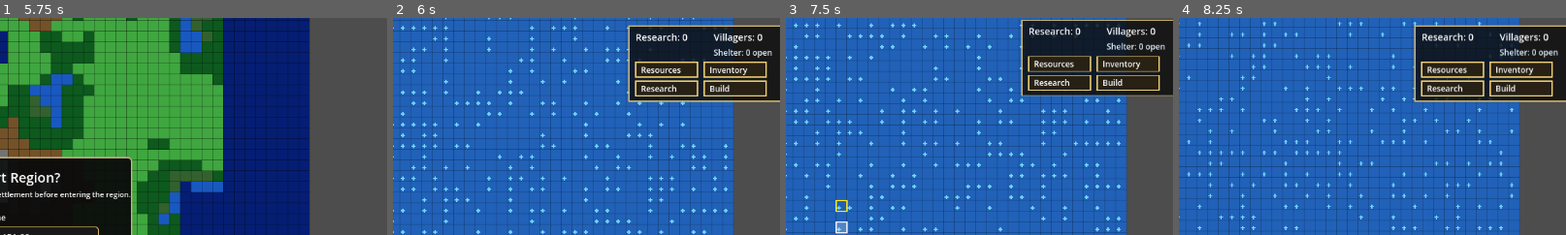
Above: before the commit, frames 1-4 (left to right).
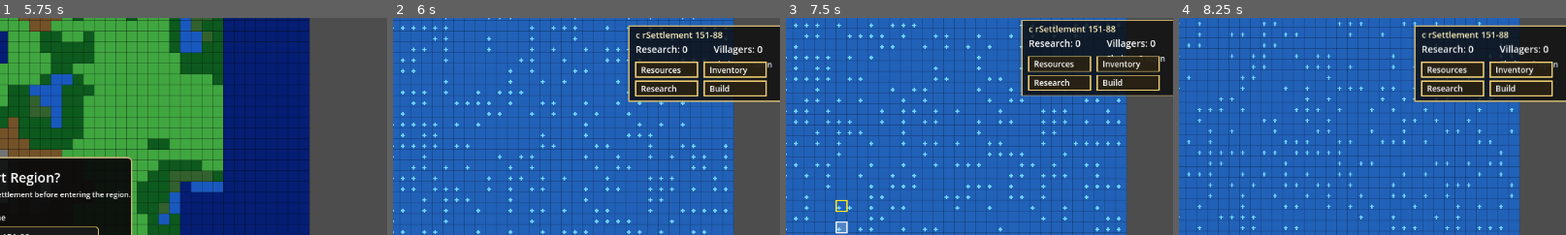
Above: after the commit, the same moments.

Repository: Shaladar79/era-span-sim
Game: Godot game, scene res://scenes/main/Main.tscn
The game is run twice, just before and just after one commit, with the same random seed, the same clock (stepped at 60 frames per second) and the same inputs.
Inputs (mouse positions are % of the whole screen's width and height, from its top left):
- Up to frame 1 (5.75 s): click "New Game" at 0.5 s; click "Confirm World" at 1.25 s; tap Enter at 2, 5 s; move the mouse to (72, 45) at 2.02 s; hold Right (ui_right) 2.03-2.75 s; tap R at 2.1, 3.8, 5.3 s; click (72, 45) at 2.17 s; tap Space at 2.27, 3.5, 5.27 s; drag from (30, 55) to (45, 70) at 2.77 s; move the mouse to (60, 28) at 3.52 s; hold Right (ui_right) 3.53-4.25 s; tap T at 3.6 s; drag from (45, 70) to (20, 35) at 4.27 s; move the mouse to (80, 65) at 5.02 s; hold Left (ui_left) from 5.03 s (still down); tap C at 5.1 s
- Up to frame 2 (6 s): release Left (ui_left) at 5.75 s; click "Start Region" at 5.75 s
- Up to frame 3 (7.5 s): tap Space at 6.5 s; drag from (20, 35) to (35, 25) at 6.52 s; tap Enter at 7.25 s; move the mouse to (55, 50) at 7.27 s; hold Down (ui_down) from 7.28 s (still down); tap Keypad Enter at 7.35 s; click (55, 50) at 7.42 s
- Up to frame 4 (8.25 s): tap R at 7.55 s; release Down (ui_down) at 8 s; drag from (35, 25) to (30, 55) at 8.02 s
The pictures show only the part of the screen within x 48-98%, y 0-50%; the shares and areas given below are measured in that part.

Frame 1 is identical in both runs. In frame 2, 1.5% of the frame differs, in the area x 62-98%, y 6-23%; in frame 3, 1.5%; in frame 4, 1.6%, in the area x 62-98%, y 5-23%.

Commit message:
Add settlement naming display

Diff:
--- a/scripts/region/region.gd
+++ b/scripts/region/region.gd
@@ -23,6 +23,8 @@
 const VILLAGE_LOG_MAX_MESSAGES: int = 50
 
 @export var region_seed: int = 12345
+
+var region_name: String = "New Settlement"
 
 var region_tiles: Array = []
 var source_world_tiles: Array = []
@@ -94,6 +96,20 @@
 func deactivate() -> void:
     set_process(false)
     set_process_unhandled_input(false)
+
+
+func set_region_name(new_region_name: String) -> void:
+    region_name = new_region_name.strip_edges()
+
+    if region_name == "":
+        region_name = "New Settlement"
+
+    print("Region Name: ", region_name)
+    queue_redraw()
+
+
+func get_region_name() -> String:
+    return region_name
 
 
 func get_map_center() -> Vector2:
@@ -146,8 +162,10 @@
     show_village_log_panel = false
     show_debug_panel = false
     village_log_messages.clear()
+    add_village_log_message("Settlement founded: " + region_name + ".")
 
     print("Region Seed: ", region_seed)
+    print("Region Name: ", region_name)
 
 
 func generate_from_world_selection(
@@ -199,7 +217,17 @@
     reset_research()
     setup_villager_manager()
 
+    add_village_log_message("Settlement founded: " + region_name + ".")
+    add_village_log_message(
+        "Region selected from world origin "
+        + str(source_selection_origin.x)
+        + ", "
+        + str(source_selection_origin.y)
+        + "."
+    )
+
     print("Region Seed: ", region_seed)
+    print("Region Name: ", region_name)
     print("Source World Region Origin: ", source_selection_origin)
     print_source_world_selection_resource_totals()
     print_region_resource_totals()
@@ -264,6 +292,8 @@
     reset_research()
     setup_villager_manager()
 
+    add_village_log_message("Settlement regenerated: " + region_name + ".")
+
     print_region_resource_totals()
     print_settlement_inventory()
     print_research_status()
@@ -926,6 +956,8 @@
     return building_manager.get_building_by_instance_id(
         selected_assignment_building_instance_id
     )
+
+
 func get_assigned_villager_data_for_building(selected_building: Dictionary) -> Array:
     var assigned_villager_data: Array = []
 
@@ -980,6 +1012,7 @@
         return true
 
     return current_role == assignment_role
+
 
 func get_assignment_hovered_villager(mouse_screen_position: Vector2) -> Dictionary:
     if not show_assignment_panel:
--- a/scripts/region/region_draw.gd
+++ b/scripts/region/region_draw.gd
@@ -50,6 +50,14 @@
         panel_screen_rect
     )
 
+    var panel_border_width: float = max(1.0, 1.5 * world_per_screen_y)
+    var button_border_width: float = max(1.0, 1.25 * world_per_screen_y)
+
+    var title_font_size: int = int(max(10.0, 13.0 * world_per_screen_y))
+    var font_size: int = int(max(10.0, 14.0 * world_per_screen_y))
+    var small_font_size: int = int(max(9.0, 12.0 * world_per_screen_y))
+    var button_font_size: int = int(max(9.0, 12.0 * world_per_screen_y))
+
     node.draw_rect(
         panel_rect,
         Color(0.05, 0.05, 0.05, 0.82),
@@ -60,21 +68,39 @@
         panel_rect,
         Color(0.85, 0.75, 0.45, 0.95),
         false,
-        get_panel_border_width(world_per_screen_y)
-    )
+        panel_border_width
+    )
+
+    var settlement_name: String = "New Settlement"
+
+    if node.has_method("get_region_name"):
+        settlement_name = str(node.call("get_region_name")).strip_edges()
+
+    if settlement_name == "":
+        settlement_name = "New Settlement"
 
     var research_text := "Research: " + str(research_points)
     var villager_text := "Villagers: " + str(villager_count)
     var shelter_text := "Shelter: " + str(available_shelter) + " open"
 
-    var font_size: int = int(max(10.0, 14.0 * world_per_screen_y))
-    var small_font_size: int = int(max(9.0, 12.0 * world_per_screen_y))
-
-    node.draw_string(
-        ThemeDB.fallback_font,
-        RegionUI.screen_position_to_world_position(
-            node,
-            panel_screen_rect.position + Vector2(10, 22)
+    node.draw_string(
+        ThemeDB.fallback_font,
+        RegionUI.screen_position_to_world_position(
+            node,
+            panel_screen_rect.position + Vector2(10, 18)
+        ),
+        settlement_name,
+        HORIZONTAL_ALIGNMENT_LEFT,
+        -1,
+        title_font_size,
+        Color(1.0, 0.95, 0.75, 1.0)
+    )
+
+    node.draw_string(
+        ThemeDB.fallback_font,
+        RegionUI.screen_position_to_world_position(
+            node,
+            panel_screen_rect.position + Vector2(10, 40)
         ),
         research_text,
         HORIZONTAL_ALIGNMENT_LEFT,
@@ -87,7 +113,7 @@
         ThemeDB.fallback_font,
         RegionUI.screen_position_to_world_position(
             node,
-            panel_screen_rect.position + Vector2(126, 22)
+            panel_screen_rect.position + Vector2(126, 40)
         ),
         villager_text,
         HORIZONTAL_ALIGNMENT_LEFT,
@@ -100,7 +126,7 @@
         ThemeDB.fallback_font,
         RegionUI.screen_position_to_world_position(
             node,
-            panel_screen_rect.position + Vector2(126, 44)
+            panel_screen_rect.position + Vector2(126, 62)
         ),
         shelter_text,
         HORIZONTAL_ALIGNMENT_LEFT,
@@ -109,20 +135,77 @@
         Color(0.90, 0.95, 1.0, 1.0)
     )
 
-    draw_resources_button(
-        node,
-        show_resource_inventory_panel
-    )
-
-    draw_inventory_button(
-        node,
-        show_village_inventory_panel
-    )
-
-    draw_research_button(
-        node,
-        show_research_panel
-    )
+    var resources_button_screen_rect: Rect2 = RegionUI.get_resources_button_screen_rect(
+        node.get_viewport().get_visible_rect().size
+    )
+
+    var inventory_button_screen_rect: Rect2 = RegionUI.get_inventory_button_screen_rect(
+        node.get_viewport().get_visible_rect().size
+    )
+
+    var research_button_screen_rect: Rect2 = RegionUI.get_research_button_screen_rect(
+        node.get_viewport().get_visible_rect().size
+    )
+
+    var button_data: Array = [
+        {
+            "rect": resources_button_screen_rect,
+            "label": "Resources",
+            "active": show_resource_inventory_panel
+        },
+        {
+            "rect": inventory_button_screen_rect,
+            "label": "Inventory",
+            "active": show_village_inventory_panel
+        },
+        {
+            "rect": research_button_screen_rect,
+            "label": "Research",
+            "active": show_research_panel
+        }
+    ]
+
+    for button_index in range(button_data.size()):
+        var button_entry: Dictionary = button_data[button_index]
+        var button_screen_rect: Rect2 = button_entry.get("rect", Rect2())
+        var button_label: String = str(button_entry.get("label", "Button"))
+        var is_active: bool = bool(button_entry.get("active", false))
+
+        var button_world_rect: Rect2 = RegionUI.screen_rect_to_world_rect(
+            node,
+            button_screen_rect
+        )
+
+        var button_fill_color := Color(0.16, 0.13, 0.08, 0.95)
+
+        if is_active:
+            button_fill_color = Color(0.32, 0.24, 0.10, 0.98)
+
+        node.draw_rect(
+            button_world_rect,
+            button_fill_color,
+            true
+        )
+
+        node.draw_rect(
+            button_world_rect,
+            Color(0.95, 0.82, 0.45, 1.0),
+            false,
+            button_border_width
+        )
+
+        node.draw_string(
+            ThemeDB.fallback_font,
+            RegionUI.screen_position_to_world_position(
+                node,
+                button_screen_rect.position + Vector2(8, 16)
+            ),
+            button_label,
+            HORIZONTAL_ALIGNMENT_LEFT,
+            -1,
+            button_font_size,
+            Color(1.0, 1.0, 1.0, 1.0)
+        )
 
 
 static func draw_resources_button(
